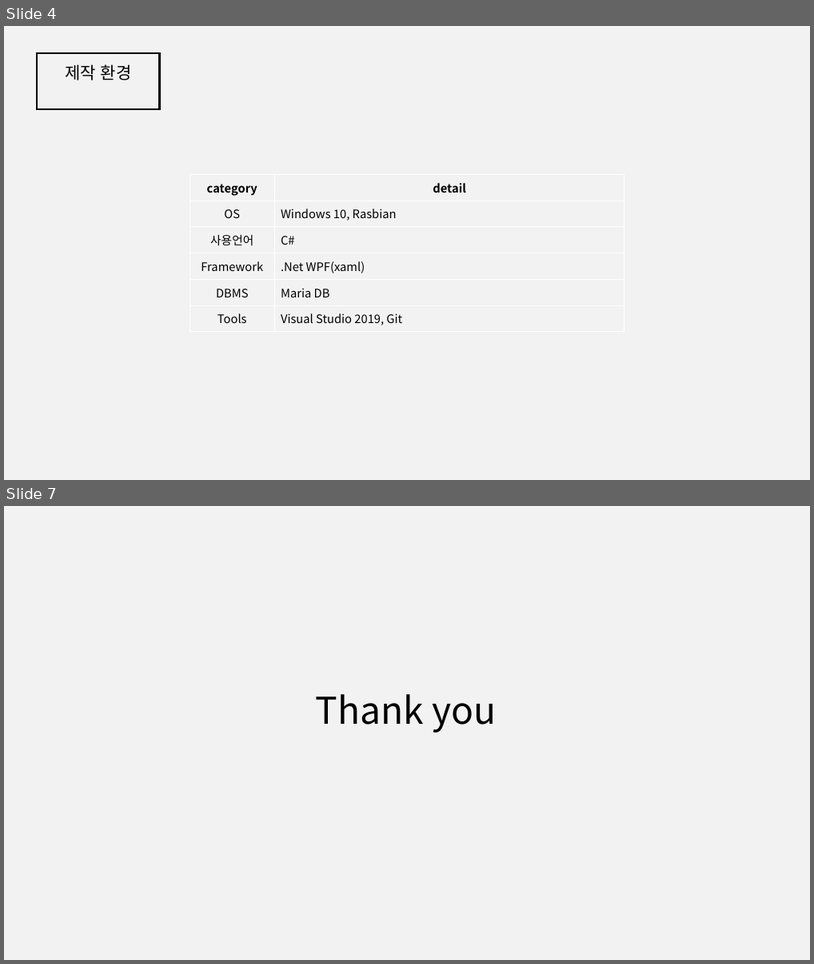
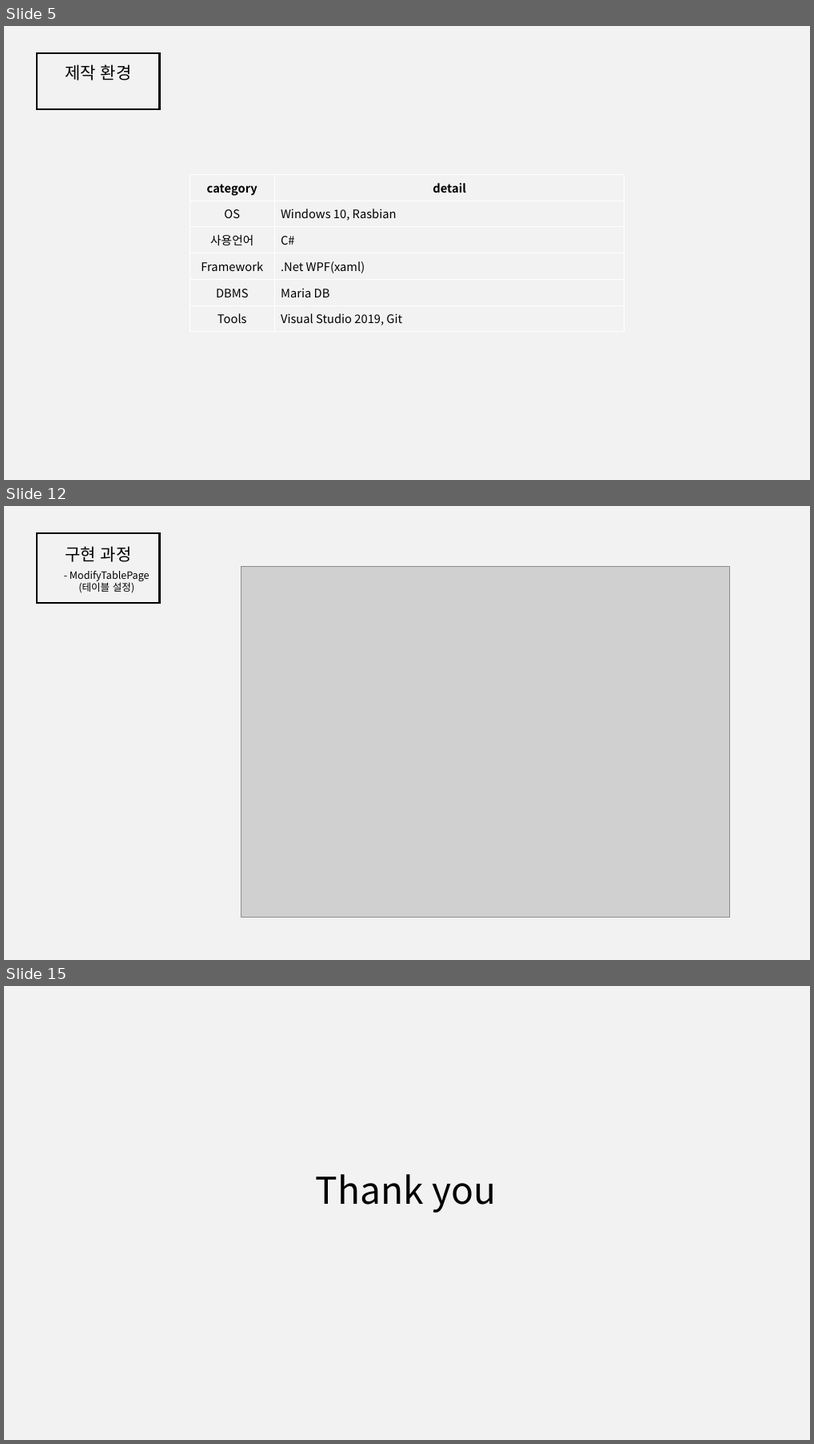
Before and after one commit to elien940318/capstone_POS_csharp, a slide deck: 21324104_2학기캡스톤.pptx. Shown one above the other, each under a label of ours: slides 4 and 7 before the commit, slides 5, 12 and 15 after it; the slides between them are not shown. The pictures are 814x964 and 814x1444 pixels, drawn with LibreOffice and Linux fonts; fonts in the diff are those of the drawing; grey boxes stand for pictures; background and template pictures are left out. Boxes give left, top, right and bottom in pixels: in the first picture for what was removed or moved away, otherwise in the second. Text is boxed around its words. In the diff, an @@ line names an element or a change of style, - is before the commit and + after.

```diff
--- a/21324104_2학기캡스톤.pptx
+++ b/21324104_2학기캡스톤.pptx
@@ slide 12 added at box(4, 506, 810, 960), background #F2F2F2 @@
@@ rectangle added at box(38, 533, 160, 604), outline #000000 2 pt @@
@@ text added at box(65, 546, 132, 562), 20 pt, text #000000 @@
+구현 과정
@@ text added at box(70, 571, 150, 593), 12 pt, text #000000 @@
+- ModifyTablePage
+(테이블 설정)
@@ picture added at box(241, 566, 730, 916) @@
@@ what was slide 4 is now slide 5 @@
@@ what was slide 7 is now slide 15 @@
```
Also in this commit, not shown: 2 slides changed, 9 other slides added, 2 slides removed, 12 other files.
